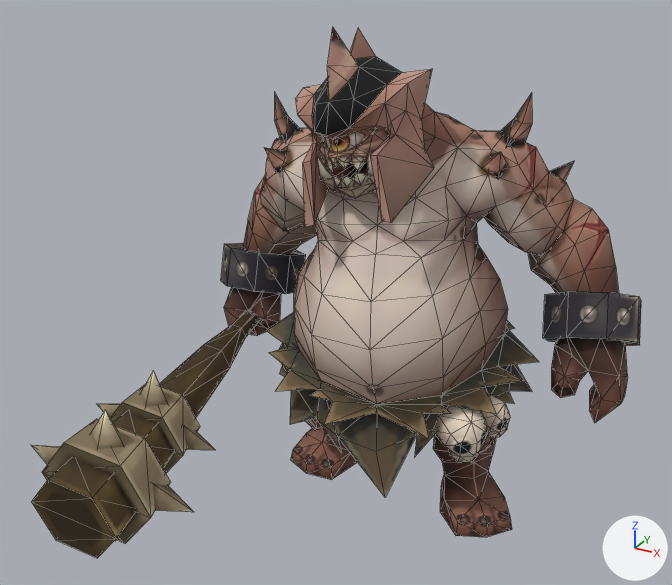
A saved change to the OBJ model Resource/Boss02/Animation/Idle/Idle (30).obj.
Rendered twice from a camera (50 mm lens) standing at (192.0, -427.0, 329.0) and looking at (-18.0, -47.0, 139.0). The lights are fixed; the arrows at lower right show +X, +Y and +Z. Mesh edges are drawn as thin lines. Where no turn or scale is listed for an object, it has been applied to the vertices. Vertices at the same position are counted once.

In view in the first picture: 'Cyclops01_W', 'Cyclops03'.
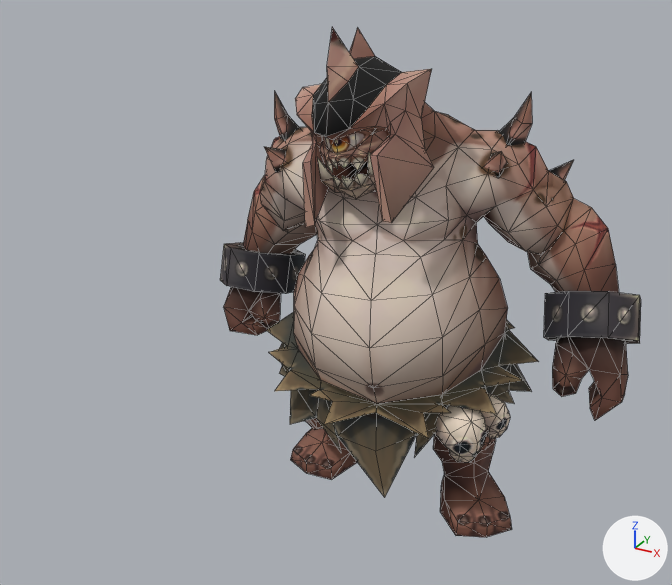
Changed parts and their boxes (x1, y1, x2, y2) in the pictures (672 x 585 px; the box of a moved part takes in the faces that stretch with it):
'Cyclops03', reshaped
    before: (221, 28, 641, 537)
    after: (220, 27, 641, 537)
'Cyclops01_W', deleted (brown)
    before: (31, 310, 259, 558)
part 1 of me_cyclops03, moved or reshaped
    before: (543, 291, 641, 346)
    after: (544, 291, 641, 344)
part 2 of me_cyclops03, rebuilt
    before: (551, 338, 628, 423)
    after: (552, 337, 628, 420)
part 3 of me_cyclops03, moved or reshaped
    before: (295, 276, 480, 389)
    after: (294, 276, 480, 388)
part 4 of me_cyclops03, moved or reshaped
    before: (483, 152, 619, 294)
    after: (484, 151, 619, 293)
part 5 of me_cyclops03, moved or reshaped
    before: (264, 138, 287, 173)
    after: (264, 147, 286, 172)
part 6 of me_cyclops03, moved or reshaped
    before: (338, 404, 443, 497)
    after: (337, 404, 442, 498)

The edits, one by one:
me_cyclops03 is used by ob_cyclops03; location (0.0, 0.0, 0.0).
Verts and faces of me_cyclops03; kept vertices keep their numbers, new ones are numbered from 738.
Before the commit, vertices of me_cyclops03: 3 (41.0, -46.0, 126.0) at pixel (442, 338), 239 (-23.0, -63.0, 120.0) at pixel (311, 334), 241 (13.0, -68.0, 123.0) at pixel (370, 349).
Before the commit, vertices of me_cyclops03: 653 (-106.0, 39.0, 189.0) at pixel (276, 137), 654 (-101.0, 30.0, 175.0), 655 (-93.0, 30.0, 182.0), 656 (-92.0, 40.0, 181.0), 657 (-99.0, 40.0, 173.0).
Before the commit, vertices of me_cyclops03: 658 (-76.0, -21.0, 201.0) at pixel (263, 147), 659 (-64.0, -10.0, 188.0), 660 (-68.0, -4.0, 195.0), 661 (-79.0, -6.0, 190.0), 662 (-74.0, -12.0, 184.0) at pixel (276, 173).
Before the commit, vertices of me_cyclops03: 696 (27.0, -40.0, 64.0) at pixel (416, 435), 712 (18.0, -59.0, 33.0) at pixel (385, 497).
me_cyclops03 had 738 vertices, 1324 faces and spanned x -140.0..120.0, y -68.0..78.0, z -1.0..268.0.
me_cyclops03 now has 738 vertices, 1324 faces and spans x -141.0..120.0, y -68.0..79.0, z -1.0..268.0.
me_cyclops03 part 1: the loose piece of 16 vertices spanning x 67.0..120.0, y 10.0..66.0, z 90.0..137.0 is moved by (0.0, 2.0, 0.0).
me_cyclops03 part 2: the loose piece of 29 vertices spanning x 79.0..119.0, y 3.0..53.0, z 63.0..115.0 is rebuilt with 29 vertices and now spans x 79.0..119.0, y 5.0..55.0, z 64.0..115.0.
Part 3, on me_cyclops03:
Vertices 3, 239, 241 move by (0.0, 0.0, 1.0).
Part 4, on me_cyclops03:
6 vertices are removed from x 35.0..66.0, y 8.0..59.0, z 177.0..199.0.
8 faces are deleted.
8 vertices in x 54.0..96.0, y 22.0..53.0, z 129.0..174.0 move by (0.0, 1.0, 0.0).
7 vertices in x 42.0..85.0, y 25.0..78.0, z 125.0..170.0 move by (-1.0, 1.0, 0.0).
4 vertices in x 76.0..95.0, y 40.0..58.0, z 111.0..160.0 move by (-1.0, 2.0, 0.0).
3 vertices in x 54.0..74.0, y 69.0..78.0, z 126.0..152.0 move by (-1.0, 1.0, 1.0).
12 vertices move from x 4.0..106.0, y 25.0..69.0, z 89.0..193.0 to x 4.0..106.0, y 25.0..71.0, z 89.0..193.0.
6 vertices are added at (65.0, 49.0, 182.0), (64.0, 58.0, 177.0), (57.0, 50.0, 188.0), (56.0, 60.0, 183.0), (35.0, 8.0, 196.0), (47.0, 16.0, 199.0).
8 new faces join them.
Part 5, on me_cyclops03:
Vertices deleted: 655, 657, 660, 662 (with the faces that use them).
New vertex 744 is at (-99.0, 40.0, 174.0).
New vertex 745 is at (-94.0, 30.0, 183.0).
New vertex 746 is at (-74.0, -12.0, 185.0), pixel (275, 172).
New vertex 747 is at (-68.0, -4.0, 196.0).
New faces: (653, 744, 654), (653, 654, 745), (653, 656, 744), (653, 745, 656), (658, 746, 659), (658, 659, 747).
New faces: (658, 661, 746), (658, 747, 661).
Part 6, on me_cyclops03:
Vertex 712 moves to (19.0, -60.0, 34.0), pixel (384, 497).
Vertex 696 moves to (27.0, -41.0, 64.0), pixel (416, 435).
Object 'Cyclops01_W' (ob_cyclops01_w) is deleted.
